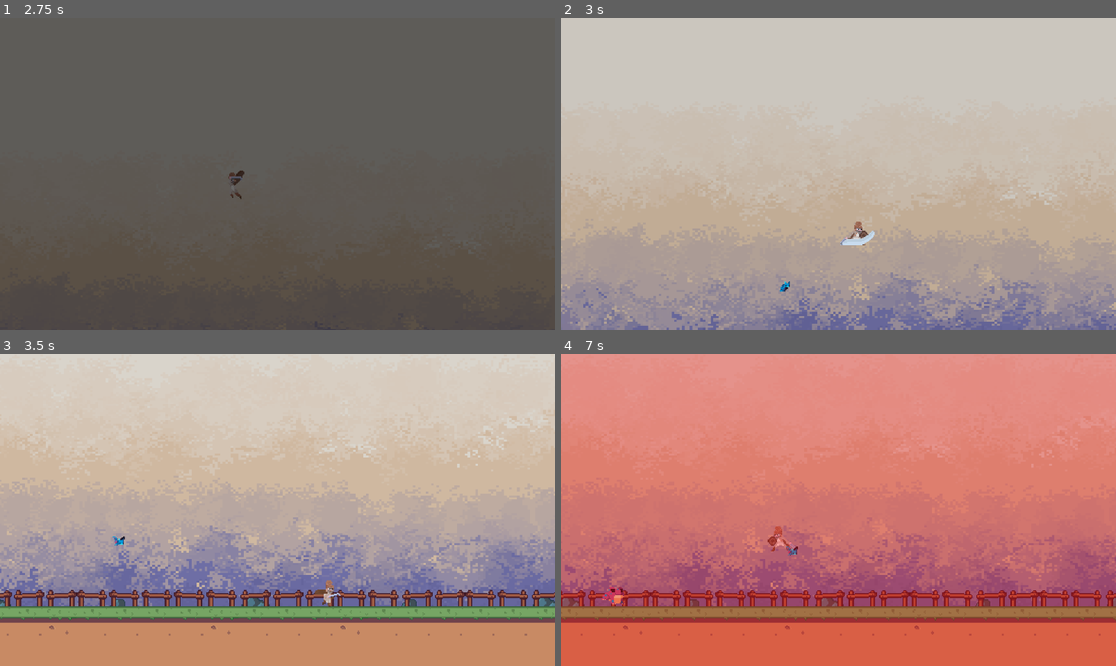
Above: before the commit, frames 1-4 (two rows, left to right).
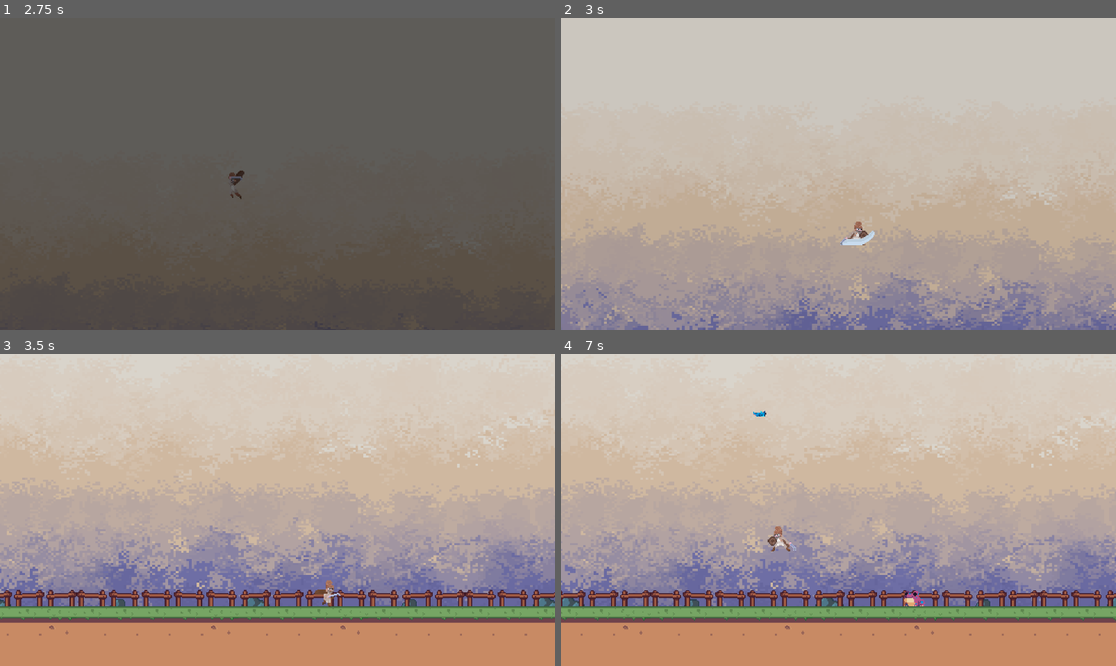
Above: after the commit, the same moments.

Repository: GavinWu42711/Hack-n-Slash-Game
Game: Godot game, scene res://scene/lobby_level.tscn
Two runs of this game, one before a commit and one after it. Both use one fixed random seed, a clock stepped at 60 frames per second and the inputs below.
Inputs (mouse positions are in pixels of both pictures, inside the frame that each line leads up to):
- Up to frame 1 (2.75 s): move the mouse to (399, 158) at 0.52 s; hold D (right) 0.53-2.03 s; right-click (399, 158) at 0.6 s; tap Space (jump) at 0.77, 1.52 s; move the mouse to (166, 189) at 1.27 s; click (166, 189) at 1.35 s; move the mouse to (333, 105) at 2.02 s; hold A (left) from 2.03 s (still down); right-click (333, 105) at 2.1 s
- Up to frame 2 (3 s): move the mouse to (810, 236) at 2.77 s; release A (left) at 2.78 s; hold D (right) from 2.78 s (still down); click (810, 236) at 2.85 s
- Up to frame 3 (3.5 s): keep holding D (right); tap Space (jump) at 3.02 s
- Up to frame 4 (7 s): move the mouse to (1005, 556) at 3.52 s; right-click (1005, 556) at 3.6 s; tap Space (jump) at 3.77, 4.52, 6.02, 6.77 s; move the mouse to (672, 463) at 4.27 s; release D (right) at 4.28 s; hold A (left) 4.28-5.03 s; click (672, 463) at 4.35 s; move the mouse to (866, 510) at 5.02 s; hold D (right) 5.03-5.78 s; right-click (866, 510) at 5.1 s; move the mouse to (755, 432) at 5.77 s; hold A (left) from 5.78 s (still down); click (755, 432) at 5.85 s; move the mouse to (960, 494) at 6.52 s; right-click (960, 494) at 6.6 s

Frame 1 is identical in both runs. In frame 2, less than 0.1% of the frame differs, in the area x 39-42%, y 84-88%; in frame 3, less than 0.1%; in frame 4, 100%, in the area x 0-100%, y 0-100%.

Commit message:
Mob Spawning
Added mob spawning at random locations

Diff:
--- a/hack-n-slash/scene/player.tscn
+++ b/hack-n-slash/scene/player.tscn
@@ -388,8 +388,8 @@
 [sub_resource type="CapsuleShape2D" id="CapsuleShape2D_ml7e8"]
 
 [sub_resource type="CapsuleShape2D" id="CapsuleShape2D_2fvbb"]
-radius = 19.0
-height = 40.0
+radius = 24.0
+height = 48.0
 
 [sub_resource type="CapsuleShape2D" id="CapsuleShape2D_ihjo1"]
 radius = 11.0
@@ -416,7 +416,7 @@
 [node name="AttackZone" type="Area2D" parent="."]
 
 [node name="CollisionShape2D" type="CollisionShape2D" parent="AttackZone"]
-position = Vector2(4, 3)
+position = Vector2(0, 3)
 shape = SubResource("CapsuleShape2D_2fvbb")
 disabled = true
 
--- a/hack-n-slash/scene/scene_transition.tscn
+++ b/hack-n-slash/scene/scene_transition.tscn
@@ -1,4 +1,35 @@
-[gd_scene load_steps=7 format=3 uid="uid://pnrkt0skjeop"]
+[gd_scene load_steps=8 format=3 uid="uid://pnrkt0skjeop"]
+
+[sub_resource type="Animation" id="Animation_6xfxc"]
+length = 0.001
+tracks/0/type = "value"
+tracks/0/imported = false
+tracks/0/enabled = true
+tracks/0/path = NodePath("ColorRect:color")
+tracks/0/interp = 1
+tracks/0/loop_wrap = true
+tracks/0/keys = {
+"times": PackedFloat32Array(0),
+"transitions": PackedFloat32Array(1),
+"update": 0,
+"values": [Color(0, 0, 0, 0)]
+}
+
+[sub_resource type="Animation" id="Animation_scgmy"]
+resource_name = "death_transition"
+length = 4.0
+tracks/0/type = "value"
+tracks/0/imported = false
+tracks/0/enabled = true
+tracks/0/path = NodePath("ColorRect:color")
+tracks/0/interp = 1
+tracks/0/loop_wrap = true
+tracks/0/keys = {
+"times": PackedFloat32Array(0, 4),
+"transitions": PackedFloat32Array(1, 1),
+"update": 0,
+"values": [Color(0, 0, 0, 0), Color(0, 0, 0, 1)]
+}
 
 [sub_resource type="Animation" id="Animation_pnnt1"]
 resource_name = "fade_in"
@@ -14,21 +45,6 @@
 "transitions": PackedFloat32Array(1, 1),
 "update": 0,
 "values": [Color(0, 0, 0, 0), Color(0, 0, 0, 1)]
-}
-
-[sub_resource type="Animation" id="Animation_6xfxc"]
-length = 0.001
-tracks/0/type = "value"
-tracks/0/imported = false
-tracks/0/enabled = true
-tracks/0/path = NodePath("ColorRect:color")
-tracks/0/interp = 1
-tracks/0/loop_wrap = true
-tracks/0/keys = {
-"times": PackedFloat32Array(0),
-"transitions": PackedFloat32Array(1),
-"update": 0,
-"values": [Color(0, 0, 0, 0)]
 }
 
 [sub_resource type="Animation" id="Animation_va7oc"]
@@ -47,22 +63,6 @@
 "values": [Color(0, 0, 0, 1), Color(0, 0, 0, 0)]
 }
 
-[sub_resource type="Animation" id="Animation_scgmy"]
-resource_name = "death_transition"
-length = 4.0
-tracks/0/type = "value"
-tracks/0/imported = false
-tracks/0/enabled = true
-tracks/0/path = NodePath("ColorRect:color")
-tracks/0/interp = 1
-tracks/0/loop_wrap = true
-tracks/0/keys = {
-"times": PackedFloat32Array(0, 4),
-"transitions": PackedFloat32Array(1, 1),
-"update": 0,
-"values": [Color(0, 0, 0, 0), Color(0, 0, 0, 1)]
-}
-
 [sub_resource type="Animation" id="Animation_qn3qk"]
 resource_name = "take_damage"
 length = 0.3
@@ -79,9 +79,25 @@
 "values": [Color(1, 0, 0, 0), Color(1, 0, 0, 0.5647059), Color(1, 0, 0, 0)]
 }
 
+[sub_resource type="Animation" id="Animation_udmwf"]
+resource_name = "betweenWave"
+tracks/0/type = "value"
+tracks/0/imported = false
+tracks/0/enabled = true
+tracks/0/path = NodePath("ColorRect:color")
+tracks/0/interp = 1
+tracks/0/loop_wrap = true
+tracks/0/keys = {
+"times": PackedFloat32Array(0, 0.5, 1),
+"transitions": PackedFloat32Array(1, 1, 1),
+"update": 0,
+"values": [Color(0, 0, 0, 0), Color(0, 0, 0, 0.44705883), Color(0, 0, 0, 0)]
+}
+
 [sub_resource type="AnimationLibrary" id="AnimationLibrary_scgmy"]
 _data = {
 &"RESET": SubResource("Animation_6xfxc"),
+&"betweenWave": SubResource("Animation_udmwf"),
 &"death_transition": SubResource("Animation_scgmy"),
 &"fade_in": SubResource("Animation_pnnt1"),
 &"fade_out": SubResource("Animation_va7oc"),
--- a/hack-n-slash/scene/stage.tscn
+++ b/hack-n-slash/scene/stage.tscn
@@ -95,6 +95,8 @@
 
 [node name="Stage" type="Node2D"]
 script = ExtResource("1_vdh54")
+batScene = ExtResource("6_y15gs")
+frogScene = ExtResource("7_vgrrk")
 
 [node name="BgSprites" type="StaticBody2D" parent="."]
 
@@ -117,11 +119,6 @@
 [node name="Player" parent="." instance=ExtResource("4_d8w7t")]
 position = Vector2(411, -267)
 
-[node name="BatEnemy" parent="." instance=ExtResource("6_y15gs")]
-position = Vector2(310, -84)
-collision_layer = 2
-collision_mask = 2
-
 [node name="StaticBody2D" type="StaticBody2D" parent="."]
 collision_layer = 2
 collision_mask = 2
@@ -133,7 +130,16 @@
 position = Vector2(421.5, -35)
 shape = SubResource("RectangleShape2D_y15gs")
 
-[node name="ToxicFrog" parent="." instance=ExtResource("7_vgrrk")]
-position = Vector2(179, -72)
+[node name="SceneTransitionAnimation" parent="." instance=ExtResource("7_opmqi")]
 
-[node name="SceneTransitionAnimation" parent="." instance=ExtResource("7_opmqi")]
+[node name="BatSpawnTopLeft" type="Marker2D" parent="."]
+position = Vector2(55, -264)
+
+[node name="BatSpawnBottomRight" type="Marker2D" parent="."]
+position = Vector2(782, -163)
+
+[node name="FrogSpawnTopLeft" type="Marker2D" parent="."]
+position = Vector2(55, -131)
+
+[node name="FrogSpawnBottomRight" type="Marker2D" parent="."]
+position = Vector2(787, -97)
--- a/hack-n-slash/script/global_script.gd
+++ b/hack-n-slash/script/global_script.gd
@@ -10,6 +10,8 @@
 var playerDamageAmount: int
 var playerHitbox: Area2D
 
+var currentWave:int
+var movingToNextWave:bool
 
 var batDamageAmount:int
 
--- a/hack-n-slash/script/stage_level.gd
+++ b/hack-n-slash/script/stage_level.gd
@@ -1,7 +1,19 @@
 extends Node2D
+
+var currentWave:int
+@export var batScene:PackedScene
+@export var frogScene:PackedScene
+
+var startingNodes:int
+var currentNodes:int
+var waveSpawnEnded:bool
 
 @onready var SceneTransitionAnimation = $SceneTransitionAnimation/AnimationPlayer
 @onready var player_camera = $Player/Camera2D
+@onready var BatSpawnTopLeft = $BatSpawnTopLeft
+@onready var BatSpawnBottomRight = $BatSpawnBottomRight
+@onready var FrogSpawnTopLeft = $BatSpawnTopLeft
+@onready var FrogSpawnBottomRight = $FrogSpawnBottomRight
 
 # Called when the node enters the scene tree for the first time.
 func _ready() -> void:
@@ -14,7 +26,59 @@
 	player_camera.limit_right = 885
 	player_camera.limit_bottom = 27
 	player_camera.limit_top = -10000000
-	pass # Replace with function body.
+
+
+
+	currentWave = 0
+	global_script.currentWave = currentWave
+	startingNodes = get_child_count()
+	currentNodes = get_child_count()
+
+	position_to_next_wave()
+
+func position_to_next_wave() -> void:
+	if currentNodes == startingNodes:
+		if currentWave != 0:
+			global_script.movingToNextWave = true
+			SceneTransitionAnimation.play("betweenWave")
+			await get_tree().create_timer(1).timeout
+		currentWave += 1
+		prepare_spawn("bat",3,3)
+		prepare_spawn("frog",3,3)
+		global_script.currentWave = currentWave
+
+
+func prepare_spawn(type:String,multiplier:float, spawnRoundAmount:int) -> void:
+	var mobAmount:int = int(currentWave * multiplier)
+	var spawnTime: float = 2.0
+	var initialWaitTime:float = 2.5
+	var mobSpawnPerRound:int = int(ceil(mobAmount / spawnRoundAmount))
+	print("mobAmount:" + str(mobAmount))
+	print("mobSpawnPerRound:" + str(mobSpawnPerRound))
+	print("spawnRoundAmount:" + str(spawnRoundAmount))
+	await get_tree().create_timer(2.5).timeout
+	spawn_enemy(type,spawnRoundAmount,mobSpawnPerRound,spawnTime)
+
+func spawn_enemy(type:String,spawnRoundAmount:int,mobSpawnPerRound:int,spawnTime:float):
+	for a in range(spawnRoundAmount):
+		if type == "bat":
+			for b in range(mobSpawnPerRound):
+				var positionX:int = randi_range(BatSpawnTopLeft.global_position.x, BatSpawnBottomRight.global_position.x)
+				var positionY:int = randi_range(BatSpawnBottomRight.global_position.y, BatSpawnTopLeft.global_position.y)
+				var bat = batScene.instantiate()
+				bat.global_position.x = positionX
+				bat.global_position.y = positionY
+				add_child(bat)
+		elif type == "frog":
+			for b in range(mobSpawnPerRound):
+				var positionX:int = randi_range(FrogSpawnTopLeft.global_position.x, FrogSpawnBottomRight.global_position.x)
+				var positionY:int = randi_range(FrogSpawnBottomRight.global_position.y, FrogSpawnTopLeft.global_position.y)
+				var frog = frogScene.instantiate()
+				frog.global_position.x = positionX
+				frog.global_position.y = positionY
+				add_child(frog)
+		await get_tree().create_timer(spawnTime).timeout
+
 
 
 # Called every frame. 'delta' is the elapsed time since the previous frame.
